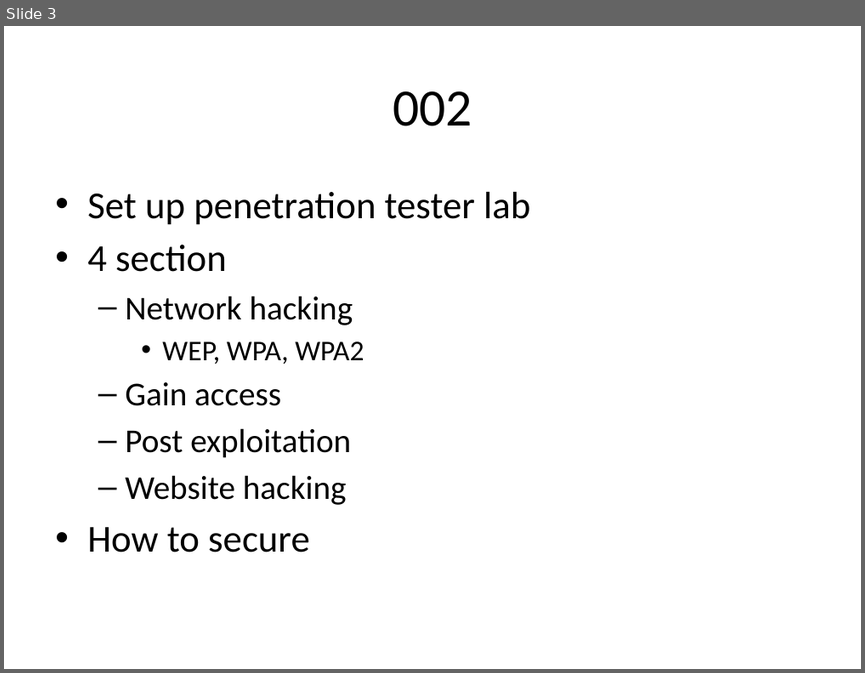
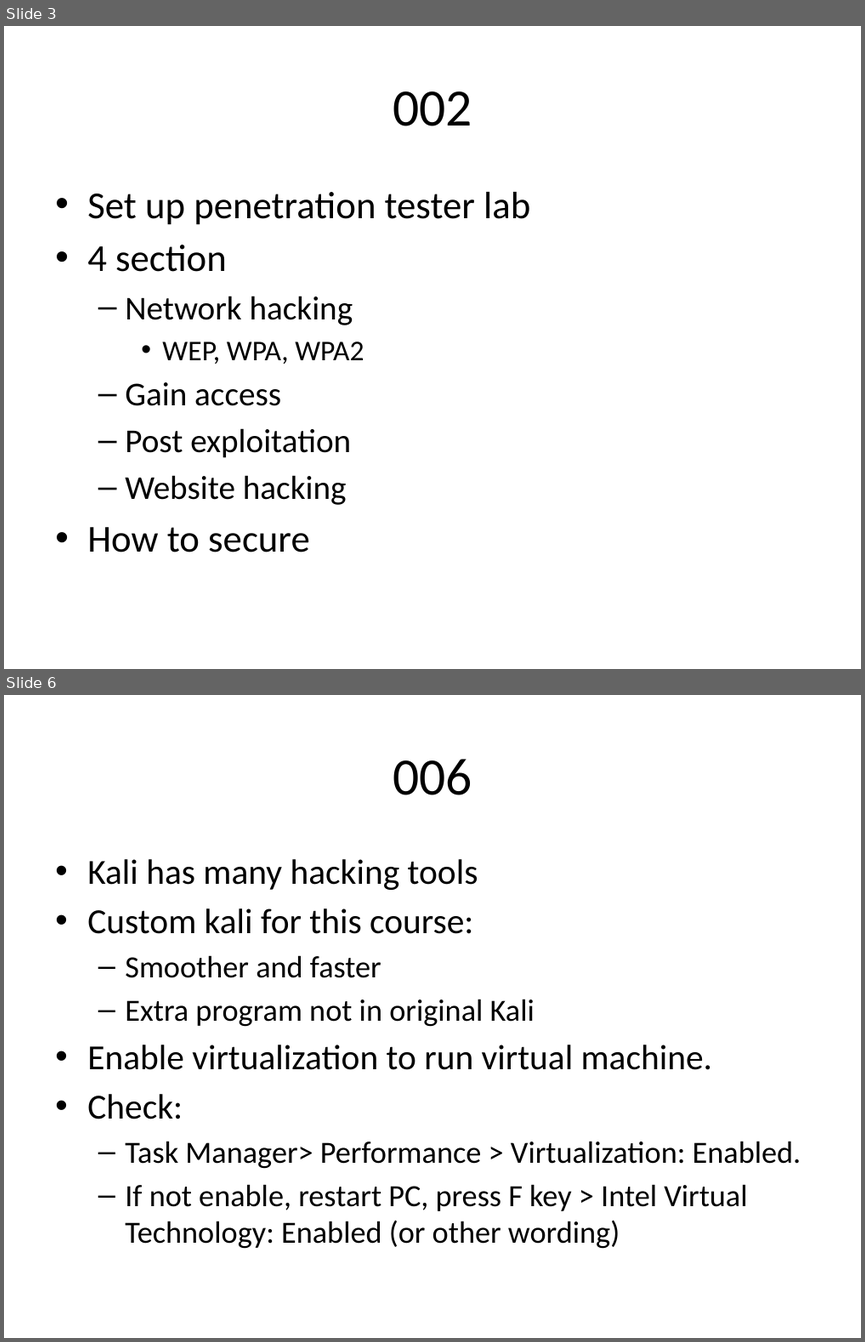
Before and after one commit to kindaichinisan/ethical_hacking, a slide deck: Ethical hacking.pptx. Shown one above the other, each under a label of ours: slide 3 before the commit, slides 3 and 6 after it; the slides between them are not shown. The pictures are 865x673 and 865x1342 pixels, drawn with LibreOffice and Linux fonts; fonts in the diff are those of the drawing. Boxes give left, top, right and bottom in pixels: in the first picture for what was removed or moved away, otherwise in the second. Text is boxed around its words. In the diff, an @@ line names an element or a change of style, - is before the commit and + after.

```diff
--- a/Ethical hacking.pptx
+++ b/Ethical hacking.pptx
@@ slide 6 added at bbox=[4, 695, 861, 1338], background #FFFFFF @@
@@ title added at bbox=[392, 759, 472, 795], 44 pt, text #000000 @@
+006
@@ text added at bbox=[87, 859, 801, 1248], 25.9 pt, text #000000 @@
+• Kali has many hacking tools
+• Custom kali for this course:
+  – Smoother and faster
+  – Extra program not in original Kali
+• Enable virtualization to run virtual machine.
+• Check:
+  – Task Manager> Performance > Virtualization: Enabled.
+  – If not enable, restart PC, press F key > Intel Virtual Technology: Enabled (or other wording)
```
Also in this commit, not shown: 11 other slides added, 29 other files.
